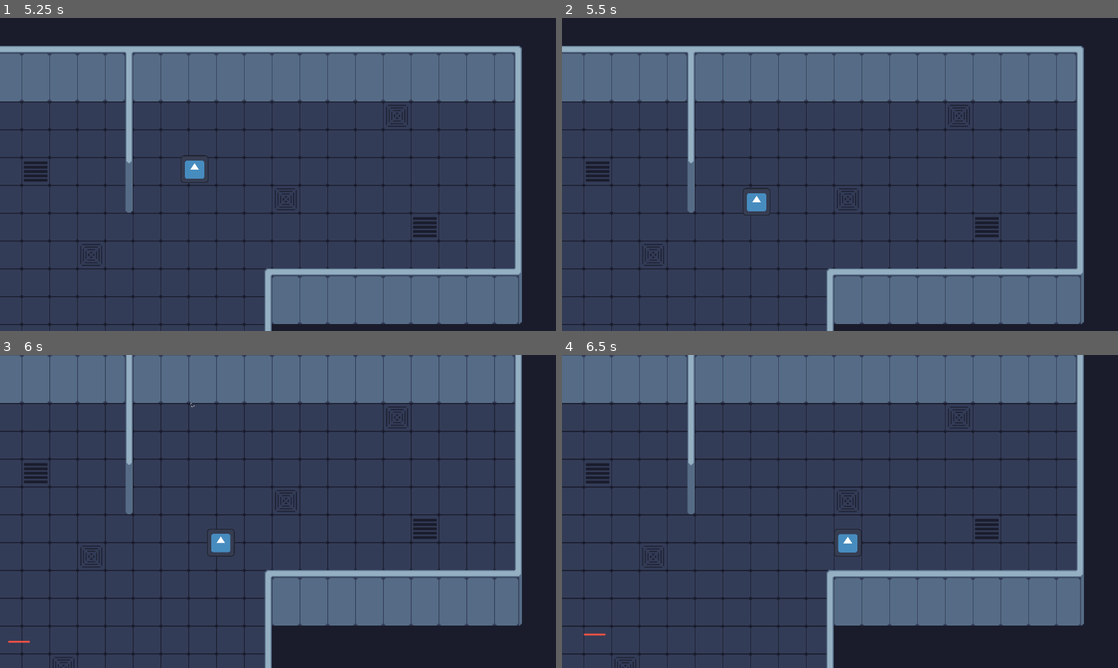
Above: before the commit, frames 1-4 (two rows, left to right).
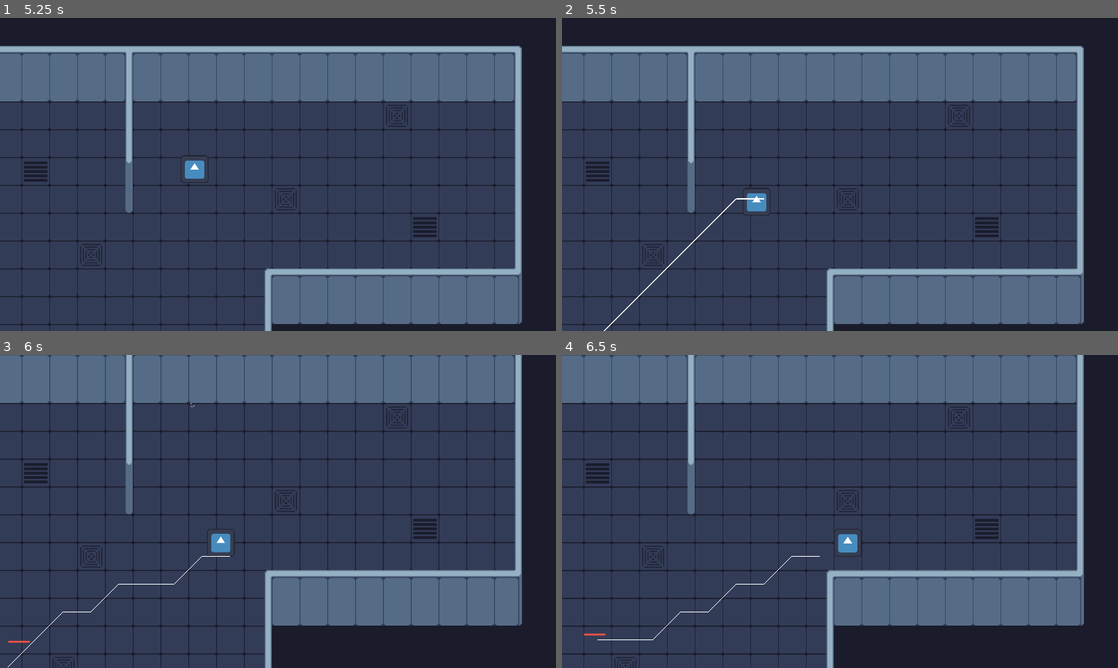
Above: after the commit, the same moments.

Repository: DarrylBD99/Game-Off-2023
Game: Godot game, scene res://Scenes/Levels/LevelTest.tscn
Same seed, same stepped clock (60 frames per second), same inputs: the game is played once before the commit and once after it. The engine's default icon, where the game draws it, is replaced by a stand-in: a white triangle on a blue panel in a dark square.
Inputs (mouse positions are in pixels of both pictures, inside the frame that each line leads up to):
- Up to frame 1 (5.25 s): tap Enter at 0.5 s; move the mouse to (400, 158) at 0.52 s; hold D (player_right) 0.53-1.28 s; hold Q (player_ability) 0.53-1.28 s; move the mouse to (166, 190) at 1.27 s; hold S (player_down) 1.28-2.03 s; click (166, 190) at 1.35 s; move the mouse to (333, 105) at 2.02 s; hold D (player_right) 2.03-2.78 s; hold Q (player_ability) 2.03-2.78 s; move the mouse to (250, 237) at 2.77 s; hold W (player_up) 2.78-3.53 s; click (250, 237) at 2.85 s; move the mouse to (444, 221) at 3.52 s; hold Q (player_ability) 3.53-4.28 s; hold A (player_left) 3.53-5.03 s; move the mouse to (111, 127) at 4.27 s; click (111, 127) at 4.35 s; move the mouse to (305, 174) at 5.02 s; hold S (player_down) from 5.03 s (still down); hold Q (player_ability) from 5.03 s (still down)
- Up to frame 2 (5.5 s): keep holding S (player_down); keep holding Q (player_ability)
- Up to frame 3 (6 s): move the mouse to (194, 433) at 5.77 s; release S (player_down) at 5.78 s; release Q (player_ability) at 5.78 s; hold D (player_right) from 5.78 s (still down); click (194, 433) at 5.85 s
- Up to frame 4 (6.5 s): keep holding D (player_right)

Frame 1 is identical in both runs. In frame 2, 0.1% of the frame differs, in the area x 7-37%, y 57-100%; in frame 3, less than 0.1%; in frame 4, less than 0.1%.

Commit message:
added the ability to project navigation  locations

Diff:
--- a/Scenes/Levels/LevelTest.tscn
+++ b/Scenes/Levels/LevelTest.tscn
@@ -1071,8 +1071,8 @@
 [node name="GridNavmesh" type="Node" parent="." node_paths=PackedStringArray("tile_map")]
 script = ExtResource("8_c0w4x")
 tile_map = NodePath("../TileMap")
-layer_id = 2
 
 [node name="silent" parent="." instance=ExtResource("7_u4bsi")]
-material = SubResource("ShaderMaterial_ehk8y")
+material = SubResource("ShaderMaterial_fpjyg")
 position = Vector2(143, 413)
+debug_path = true
--- a/Scripts/Misc/GridNavmesh.gd
+++ b/Scripts/Misc/GridNavmesh.gd
@@ -2,18 +2,52 @@
 class_name  GridNavmesh
 
 @export var tile_map : TileMap
-@export var layer_id : int
 
 var astar_grid: AStarGrid2D
 
 func generate_path(start: Vector2, end: Vector2) -> PackedVector2Array:
-	var local_start = tile_map.local_to_map(start)
-	var local_end = tile_map.local_to_map(end)
+	var local_start = project_to_grid(start)
+	var local_end =  project_to_grid(end)
 	var id_path =  astar_grid.get_id_path(local_start, local_end)
 	var world_path = PackedVector2Array()
 	for id in id_path:
 		world_path.push_back(tile_map.map_to_local(id))
 	return world_path
+
+# find the closest point that's on a valid grid position
+func project_to_grid(point: Vector2) -> Vector2i:
+	var local_point = tile_map.local_to_map(point)
+	if (!astar_grid.is_point_solid(local_point)):
+		return local_point;
+
+	var projection_directions = [
+		Vector2i(1, 0),
+		Vector2i(-1, 0),
+		Vector2i(0, 1),
+		Vector2i(0, -1),
+		Vector2i(1, 1),
+		Vector2i(-1, -1),
+		Vector2i(-1, 1),
+		Vector2i(1, -1)]
+
+	var custom_sort = func (a, b):
+		var world_a = tile_map.map_to_local(a + local_point)
+		var world_b = tile_map.map_to_local(b + local_point)
+
+		var distance_a = world_a.distance_squared_to(point)
+		var distance_b = world_b.distance_squared_to(point)
+
+		return distance_a <= distance_b
+
+	projection_directions.sort_custom(custom_sort)
+
+	for direction in projection_directions:
+		var offset_point = local_point + direction
+		if (!astar_grid.is_point_solid(offset_point)):
+			return offset_point
+
+	push_warning("Couldn't find a point on the grid...")
+	return local_point
 
 # Called when the node enters the scene tree for the first time.
 func _ready():
@@ -23,12 +57,13 @@
 	astar_grid.region = tile_map.get_used_rect()
 	var tile_size = tile_map.tile_set.tile_size
 	astar_grid.cell_size = Vector2(tile_size.x, tile_size.y)
-	astar_grid.diagonal_mode = AStarGrid2D.DIAGONAL_MODE_ALWAYS
+	astar_grid.diagonal_mode = AStarGrid2D.DIAGONAL_MODE_ONLY_IF_NO_OBSTACLES
 	astar_grid.update()
 
-	for tile in tile_map.get_used_cells(layer_id):
-		# if this tile has any collision mark this as inpassable
-		var tiledata = tile_map.get_cell_tile_data(layer_id, tile)
-		var point_amount = tiledata.get_collision_polygons_count(0)
-		if (point_amount > 0):
-			astar_grid.set_point_solid(tile)
+	for layer_id in range(tile_map.get_layers_count()):
+		for tile in tile_map.get_used_cells(layer_id):
+			# if this tile has any collision mark this as inpassable
+			var tiledata = tile_map.get_cell_tile_data(layer_id, tile)
+			var point_amount = tiledata.get_collision_polygons_count(0)
+			if (point_amount > 0):
+				astar_grid.set_point_solid(tile)
Not shown: 1 places in Scenes/Levels/LevelTest.tscn that only renumber resources
